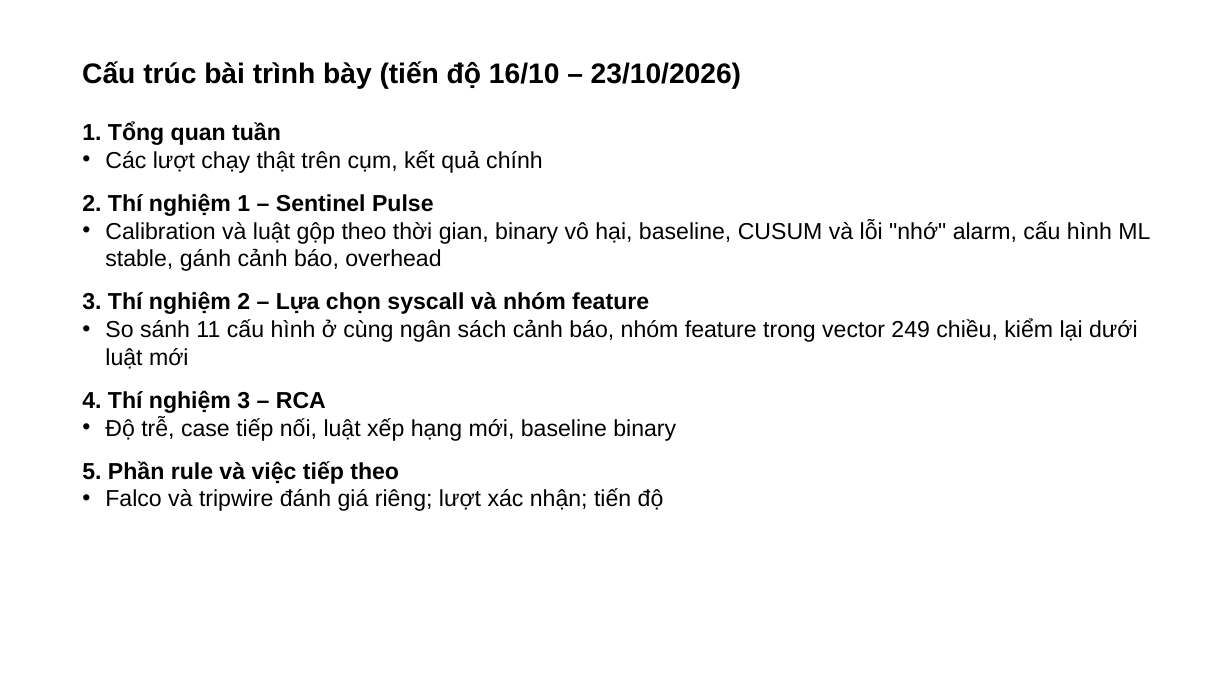
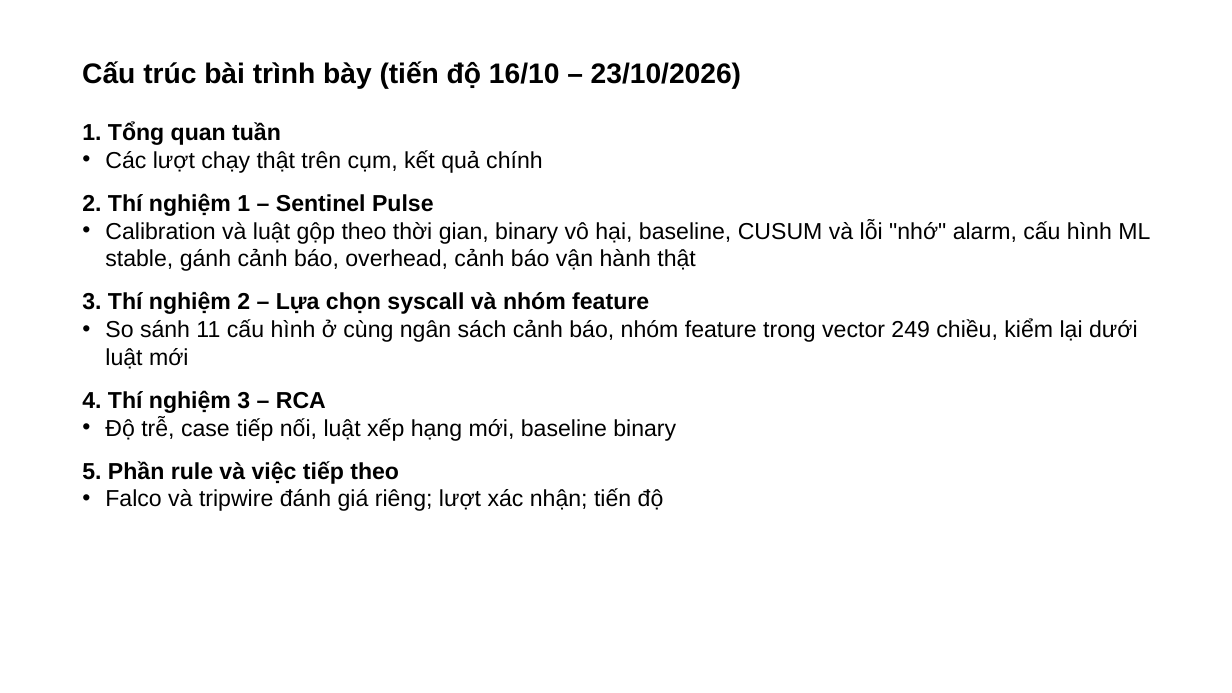
Before and after one commit to tndat-dev/eBPF-project, a slide deck: slide 1 of docs/Slide-runtime_security(23_10).pptx. Drawn at 1232x693 pixels with LibreOffice and Linux fonts; fonts in the diff are those of the drawing. Boxes give left, top, right and bottom in pixels: in the first picture for what was removed or moved away, otherwise in the second. Text is boxed around its words. In the diff, an @@ line names an element or a change of style, - is before the commit and + after.

Commit message:
docs 23/10: progress report and deck updated - owner's edits kept, no CI, figures in the report, operational alert test, RCA IP mapping fix and example tree, feature groups under CUSUM cap

```diff
--- a/docs/Slide-runtime_security(23_10).pptx
+++ b/docs/Slide-runtime_security(23_10).pptx
@@ text at (105, 220, 1150, 271): text changed @@
-• Calibration và luật gộp theo thời gian, binary vô hại, baseline, CUSUM và lỗi "nhớ" alarm, cấu hình ML stable, gánh cảnh báo, overhead
+• Calibration và luật gộp theo thời gian, binary vô hại, baseline, CUSUM và lỗi "nhớ" alarm, cấu hình ML stable, gánh cảnh báo, overhead, cảnh báo vận hành thật
```
Also in this commit, not shown: 8 other slides changed, 2 slides added, 1 slide removed, 2 other files.
